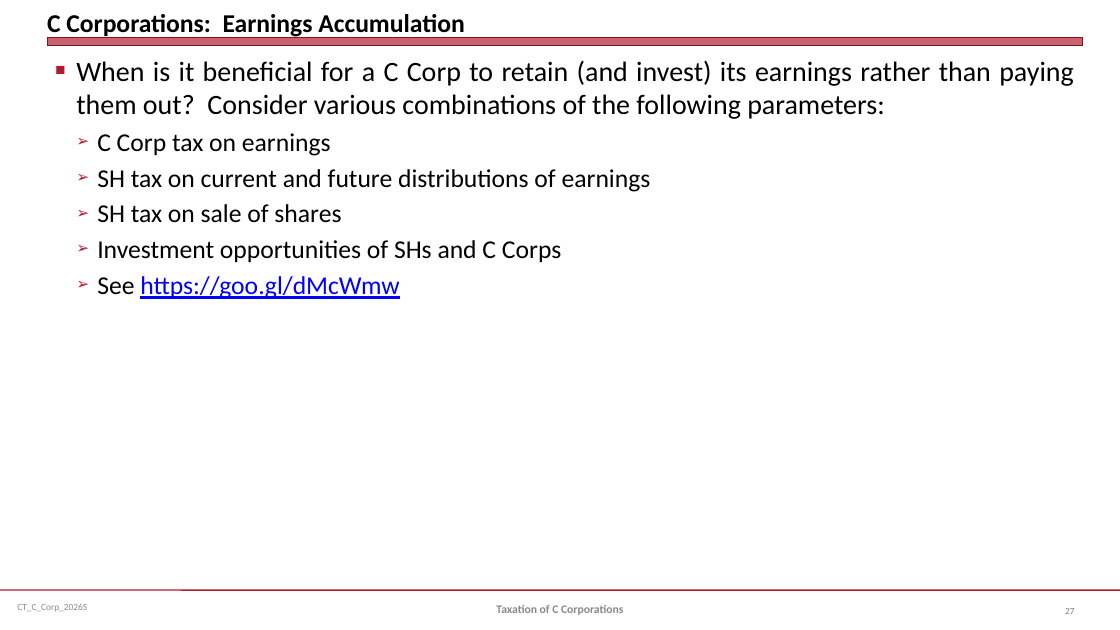
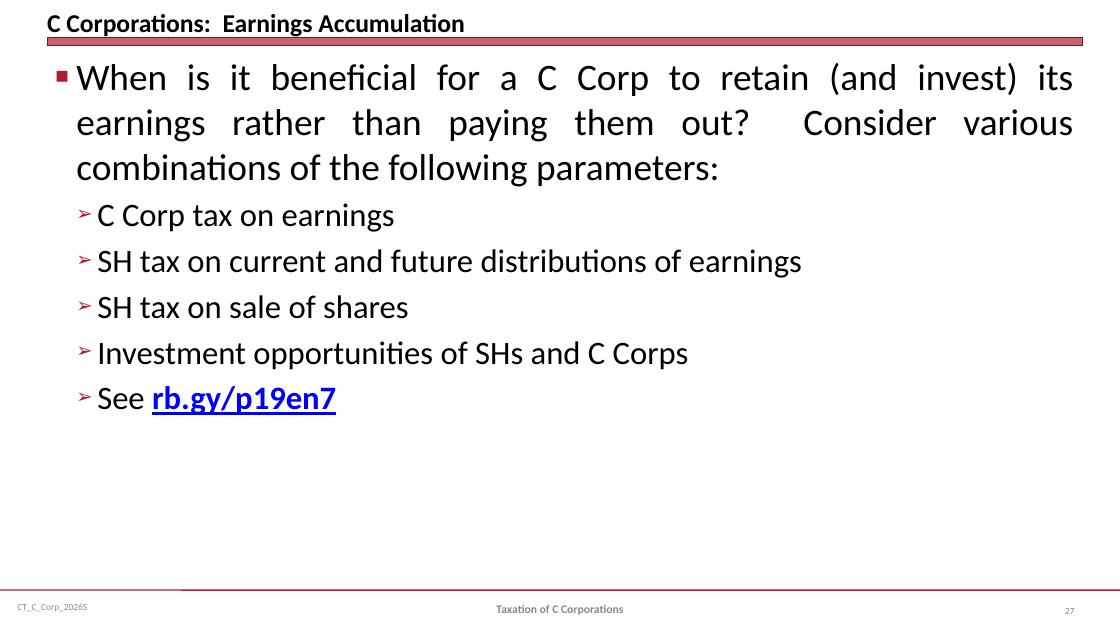
Before and after one commit to jmc877/Corporate-Tax, a slide deck: slide 27 of slides/CT_C_Corp_2026S.pptx. Drawn at 1120x630 pixels with LibreOffice and Linux fonts; fonts in the diff are those of the drawing. Boxes give left, top, right and bottom in pixels: in the first picture for what was removed or moved away, otherwise in the second. Text is boxed around its words. In the diff, an @@ line names an element or a change of style, - is before the commit and + after.

```diff
--- a/slides/CT_C_Corp_2026S.pptx
+++ b/slides/CT_C_Corp_2026S.pptx
@@ text at (76,63,1074,370): size 24 to 32 pt in "When is it beneficial for a C ..."; size 22 to 28 pt in "C Corp tax on earnings", "SH tax on current and future distributions ...", "SH tax on sale of shares", "Investment opportunities of SHs and C Corps"; more space between paragraphs @@
@@ text at (97,386,336,415): text changed; size 22 to 28 pt; bold on @@
-  ➢ See https://goo.gl/dMcWmw
+  ➢ See rb.gy/p19en7
```
Also in this commit, not shown: 18 other slides changed, 1 slide added, 1 slide removed, 2 other files.
